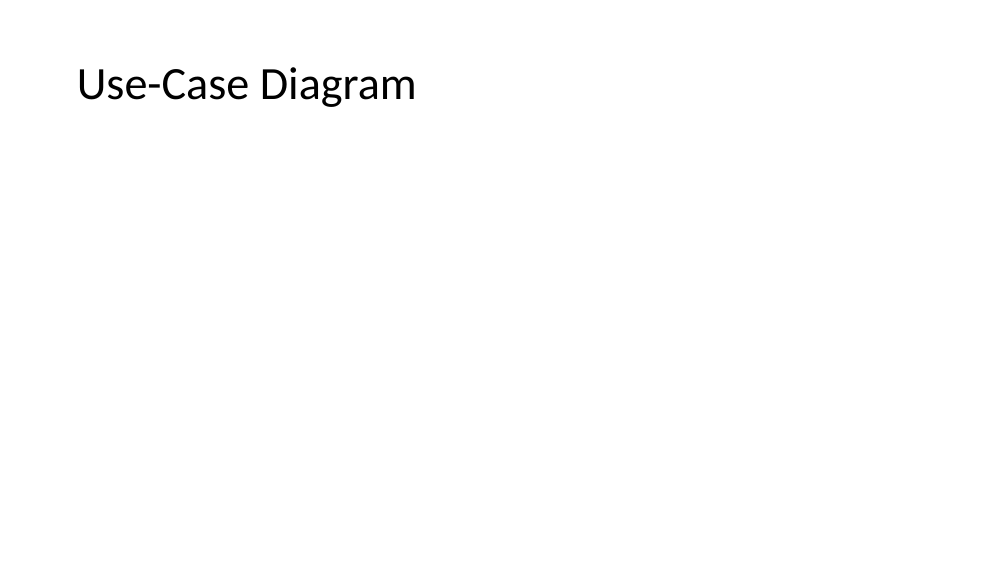
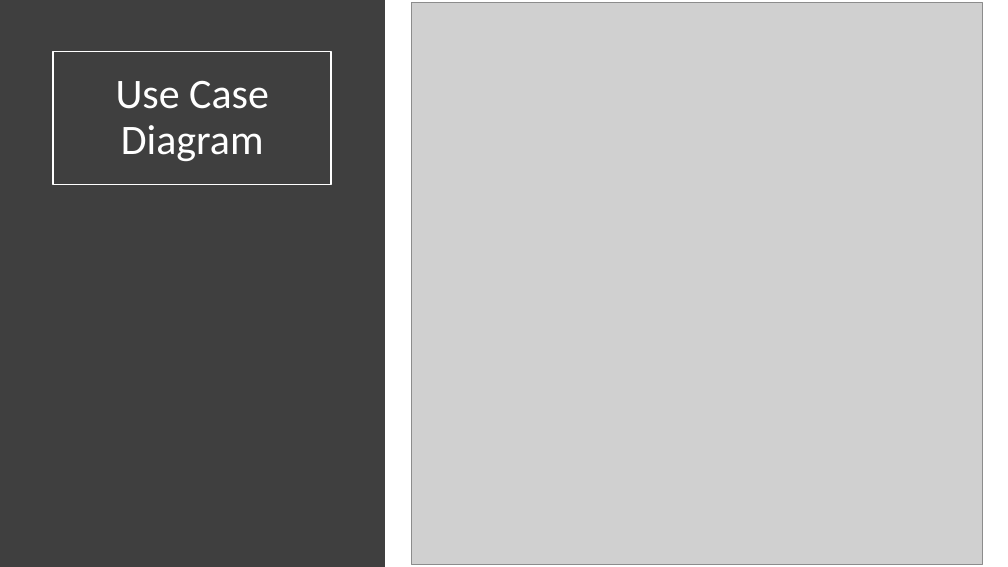
Before and after one commit to toza-mimoza/Probeklausur-Thoma, a slide deck: slide 5 of project/04-presentation/presentation.pptx (slide 4 before the commit). Drawn at 1008x567 pixels with LibreOffice and Linux fonts; fonts in the diff are those of the drawing; grey boxes stand for pictures. Boxes give left, top, right and bottom in pixels: in the first picture for what was removed or moved away, otherwise in the second. Text is boxed around its words. In the diff, an @@ line names an element or a change of style, - is before the commit and + after.

Commit message:
Add finished presentation.

```diff
--- a/project/04-presentation/presentation.pptx
+++ b/project/04-presentation/presentation.pptx
@@ rectangle added at (x1=0, y1=0, x2=385, y2=567), fill #3F3F3F @@
@@ picture added at (x1=412, y1=3, x2=982, y2=565) @@
@@ title "Use Case Diagram" resized from (x1=77, y1=67, x2=417, y2=107) to (x1=53, y1=51, x2=331, y2=185) @@
@@ title "Use Case Diagram" at (x1=53, y1=51, x2=331, y2=185): outline none to #FFFFFF 1.5 pt @@
@@ title at (x1=116, y1=80, x2=269, y2=161): text changed; size 44 to 40 pt; text colour #000000 to #FFFFFF @@
-Use-Case Diagram
+Use Case Diagram
```
Also in this commit, not shown: 1 other slide changed, 8 slides added, 7 slides removed.
